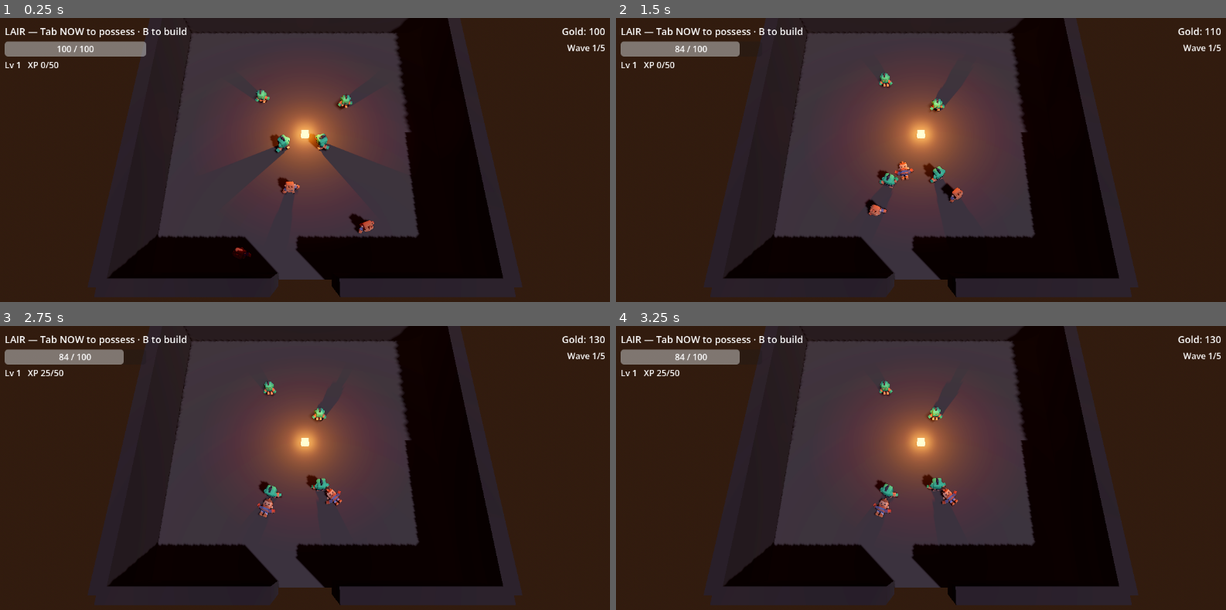
Above: before the commit, frames 1-4 (two rows, left to right).
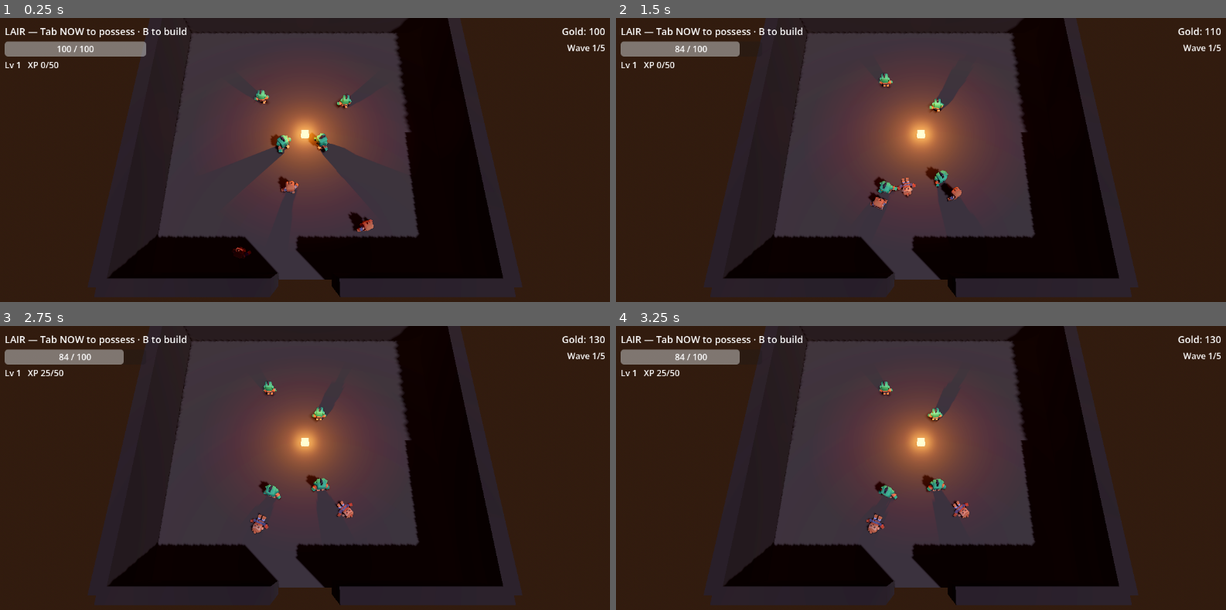
Above: after the commit, the same moments.

Repository: TAgents/orcs-lair
Game: Godot game, scene res://scenes/lair.tscn
Same seed, same stepped clock (60 frames per second), same inputs: the game is played once before the commit and once after it.
Inputs (mouse positions are in pixels of both pictures, inside the frame that each line leads up to):
- Up to frame 1 (0.25 s): no input
- Up to frame 2 (1.5 s): tap Enter at 0.5 s; move the mouse to (1055, 174) at 0.52 s; hold D (move_right) 0.53-1.28 s; tap J (attack) at 0.6 s; click (1055, 174) at 0.67 s; move the mouse to (799, 208) at 1.27 s; hold S (move_back) from 1.28 s (still down); click (799, 208) at 1.35 s
- Up to frame 3 (2.75 s): move the mouse to (366, 422) at 2.02 s; release S (move_back) at 2.03 s; hold D (move_right) from 2.03 s (still down); hold Right mouse button (build_demolish) from 2.03 s (still down)
- Up to frame 4 (3.25 s): move the mouse to (890, 567) at 2.77 s; release D (move_right) at 2.78 s; release Right mouse button (build_demolish) at 2.78 s; hold W (move_forward) from 2.78 s (still down); tap 1 (build_select_1) at 2.85 s; click (890, 567) at 2.92 s

The runs differ from the first frame. In frame 1, 0.4% of the frame differs, in the area x 38-62%, y 25-85%; in frame 2, 1.0%, in the area x 40-57%, y 19-70%; in frame 3, 0.7%; in frame 4, 0.8%.

Commit message:
fix: rotate Kenney models 180° to match -Z forward convention
The Kenney Mini Dungeon GLBs export with +Z as visual forward, but our
CharacterBody movement code (and the hitbox at local -Z) treats -Z as
forward. Without correction the character moves toward its target but
the visual model faces the opposite direction — looked like everyone
was attacking with their back turned.

One-liner in _swap_in_visual_model: set instance.rotation.y = PI after
adding it. Hitbox/collision unchanged.

Co-Authored-By: Claude Opus 4.7 (1M context) <noreply@anthropic.com>

Diff:
--- a/scripts/orcs/orc.gd
+++ b/scripts/orcs/orc.gd
@@ -112,7 +112,13 @@
 		existing_dir.queue_free()
 	instance.name = "Mesh"
 	add_child(instance)
-	(instance as Node3D).scale = Vector3(scale, scale, scale)
+	var node3d := instance as Node3D
+	node3d.scale = Vector3(scale, scale, scale)
+	# Kenney GLBs export with +Z as the model's visual forward, but Godot's
+	# CharacterBody convention (and our hitbox at local -Z) treats -Z as
+	# forward. Rotate the visual 180° so the character's face matches its
+	# movement / hitbox direction.
+	node3d.rotation.y = PI
 	# Cache the imported AnimationPlayer (Kenney models put it under the GLB root).
 	_anim_player = instance.get_node_or_null("AnimationPlayer")
 	if _anim_player != null:
